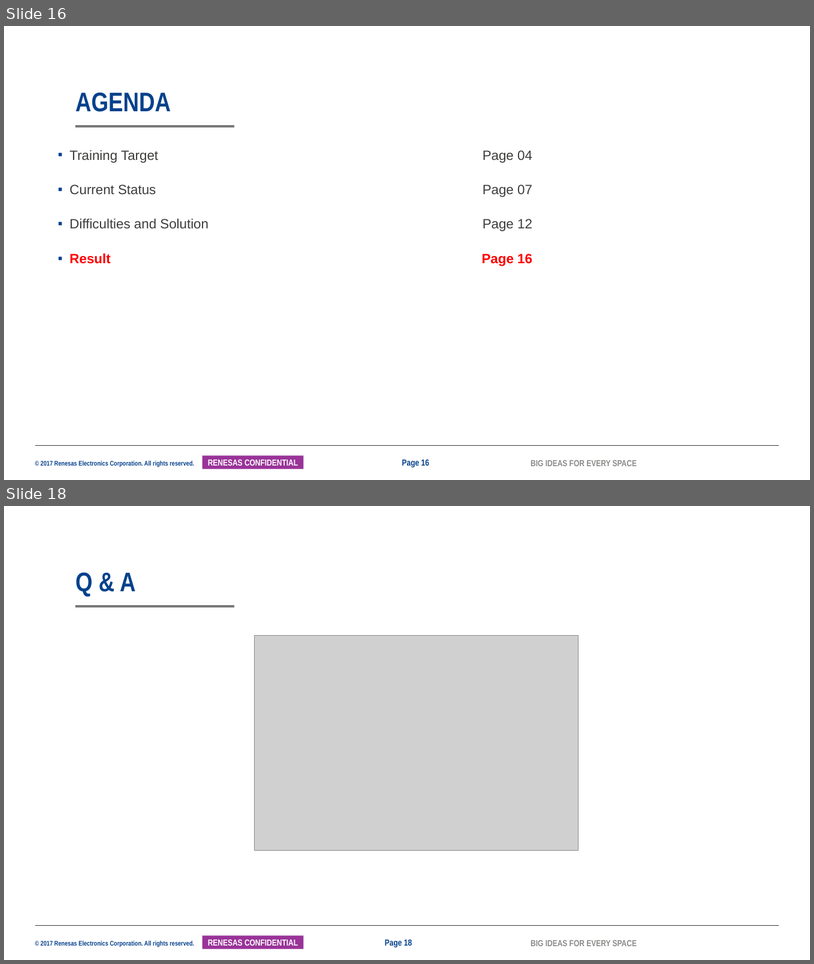
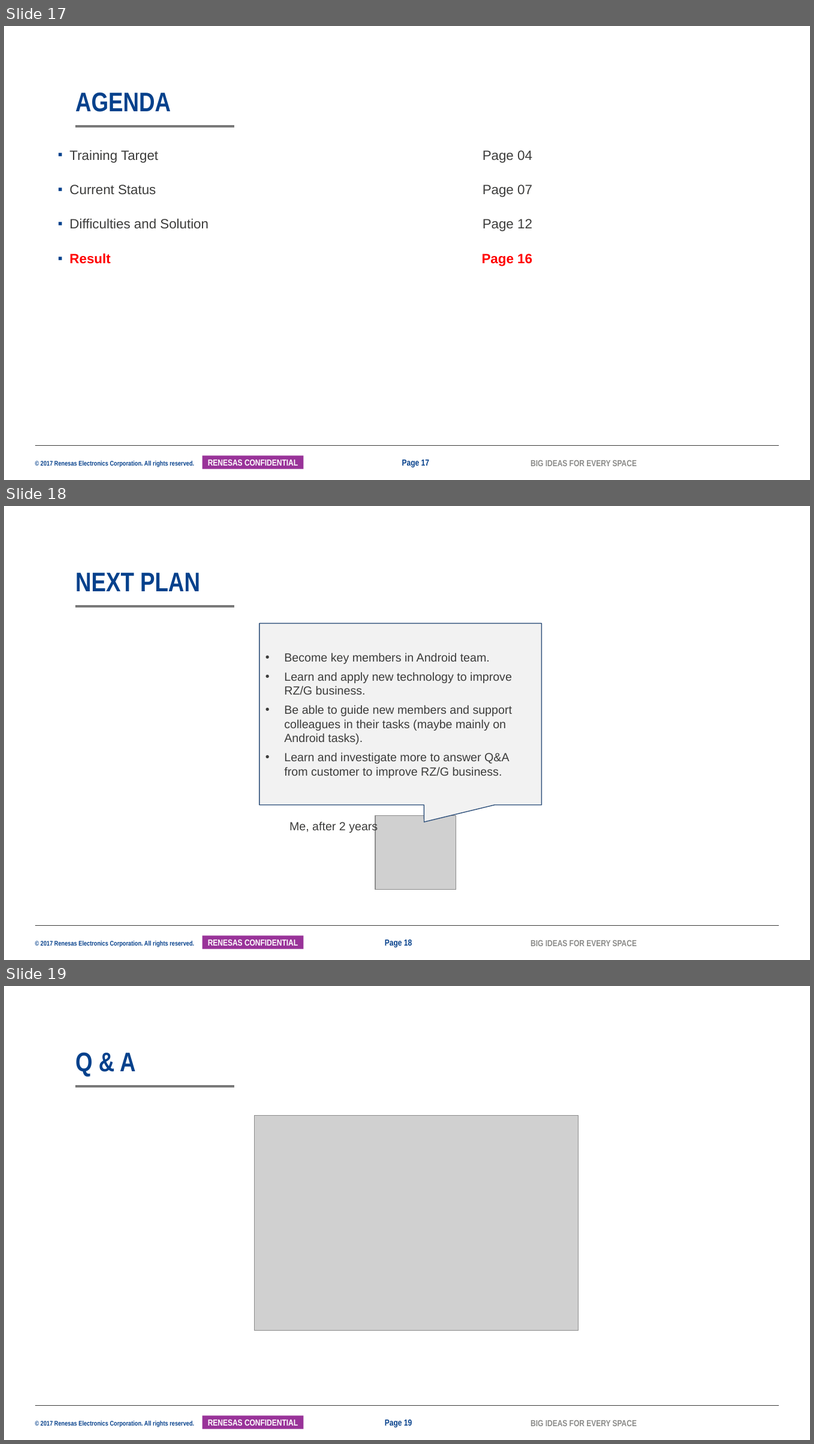
Before and after one commit to tranchikha/myapplication, a slide deck: LAST_TERM/2042_TranChiKha_ISS_MentorMentee_26G.pptx. Shown one above the other, each under a label of ours: slides 16 and 18 before the commit, slides 17, 18 and 19 after it; the slides between them are not shown. The pictures are 814x964 and 814x1444 pixels, drawn with LibreOffice and Linux fonts; fonts in the diff are those of the drawing; grey boxes stand for pictures; background and template pictures are left out. Boxes give left, top, right and bottom in pixels: in the first picture for what was removed or moved away, otherwise in the second. Text is boxed around its words. In the diff, an @@ line names an element or a change of style, - is before the commit and + after.

```diff
--- a/LAST_TERM/2042_TranChiKha_ISS_MentorMentee_26G.pptx
+++ b/LAST_TERM/2042_TranChiKha_ISS_MentorMentee_26G.pptx
@@ slide 18 added at [4, 506, 810, 960], background #FFFFFF; not listed: 5 template elements that a slide beside it also shows @@
@@ title added at [75, 573, 200, 591], 32 pt, text #06418C, bold @@
+NEXT PLAN
@@ speech box added at [260, 624, 542, 805], fill #F2F2F2, outline #32547D 1 pt, 14 pt, text #3C3C3B @@
+• Become key members in Android team.
+• Learn and apply new technology to improve RZ/G business.
+• Be able to guide new members and support colleagues in their tasks (maybe mainly on Android tasks).
+• Learn and investigate more to answer Q&A from customer to improve RZ/G business.
@@ text added at [290, 821, 378, 833], 14 pt, text #3C3C3B @@
+Me, after 2 years
@@ picture added at [375, 816, 456, 889] @@
@@ page number added at [385, 939, 412, 947], 10.5 pt, text #06418C, bold @@
+Page 18
@@ what was slide 16 is now slide 17 @@
@@ page number at [402, 459, 429, 467]: text changed @@
-Page 16
+Page 17
@@ what was slide 18 is now slide 19 @@
```
Also in this commit, not shown: 10 slides changed, 2 other slides added, 2 slides removed, 8 other files.
